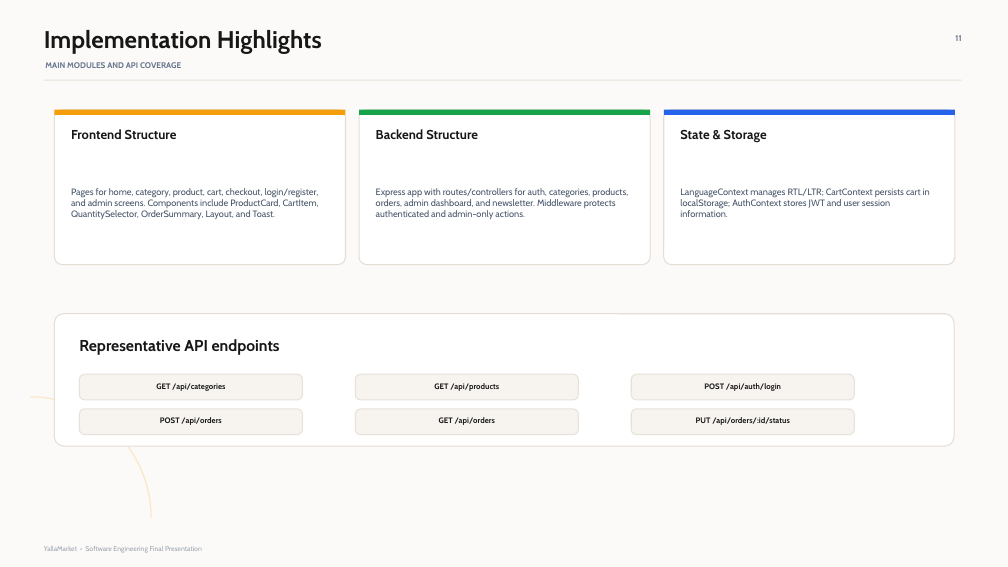
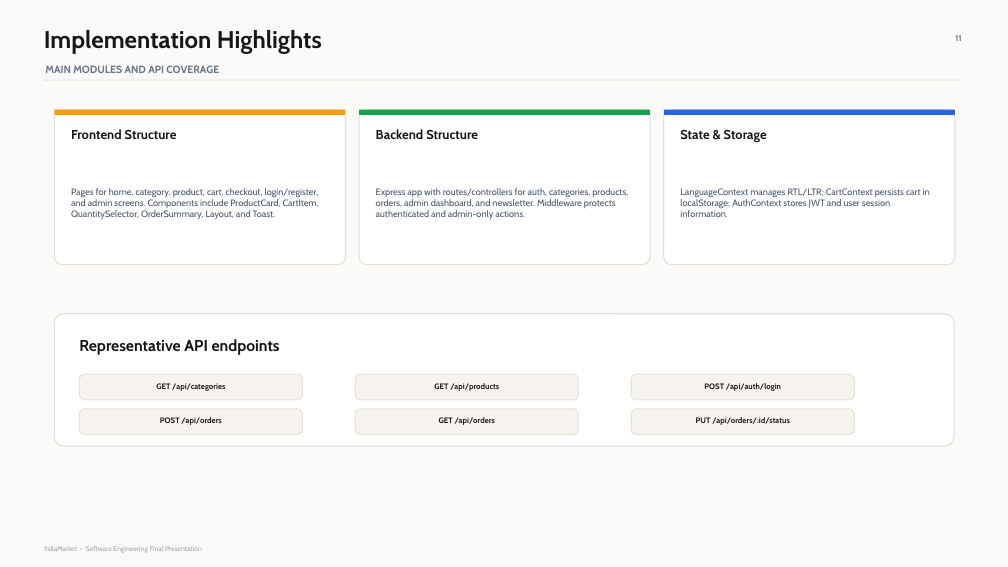
Before and after one commit to BaraaMasri99/yallaMarket, a slide deck: slide 13 of docs/PowerPoint/YallaMarket_Final_Presentation.pptx (slide 11 before the commit). Drawn at 1008x567 pixels with LibreOffice and Linux fonts; fonts in the diff are those of the drawing. Boxes give left, top, right and bottom in pixels: in the first picture for what was removed or moved away, otherwise in the second. Text is boxed around its words. In the diff, an @@ line names an element or a change of style, - is before the commit and + after.

```diff
--- a/docs/PowerPoint/YallaMarket_Final_Presentation.pptx
+++ b/docs/PowerPoint/YallaMarket_Final_Presentation.pptx
@@ text "MAIN MODULES AND API COVERAGE" at <box>45,65,219,73</box>: size 7.8 to 10 pt @@
@@ arc (boxed as its full ellipse) removed at <box>0,397,151,567</box> @@
```
Also in this commit, not shown: 13 other slides changed, 4 slides added, 2 slides removed, 15 other files.
